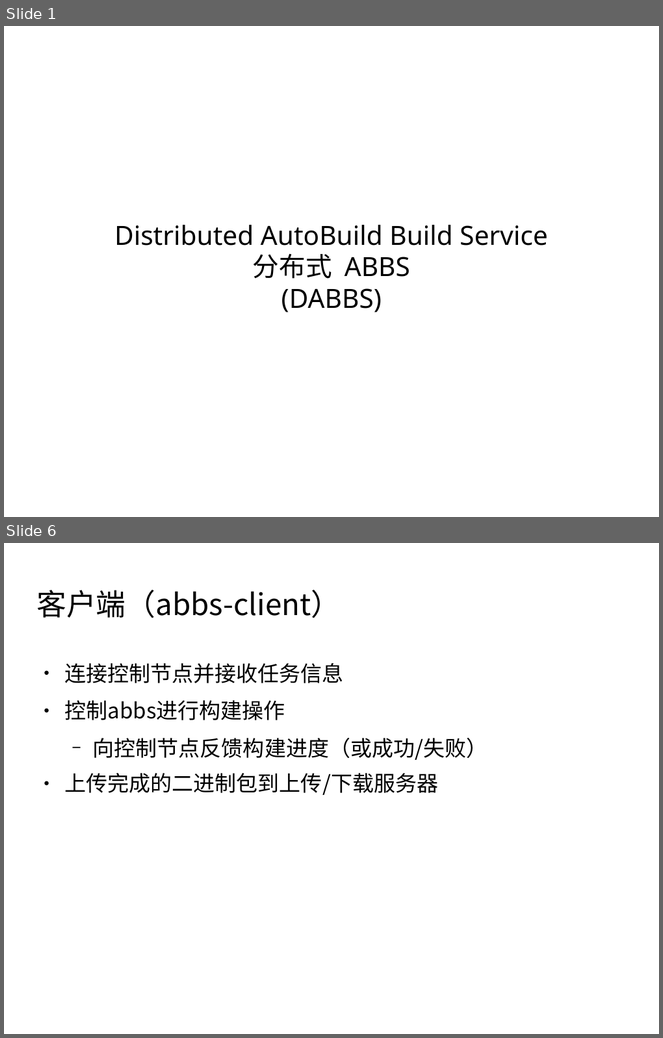
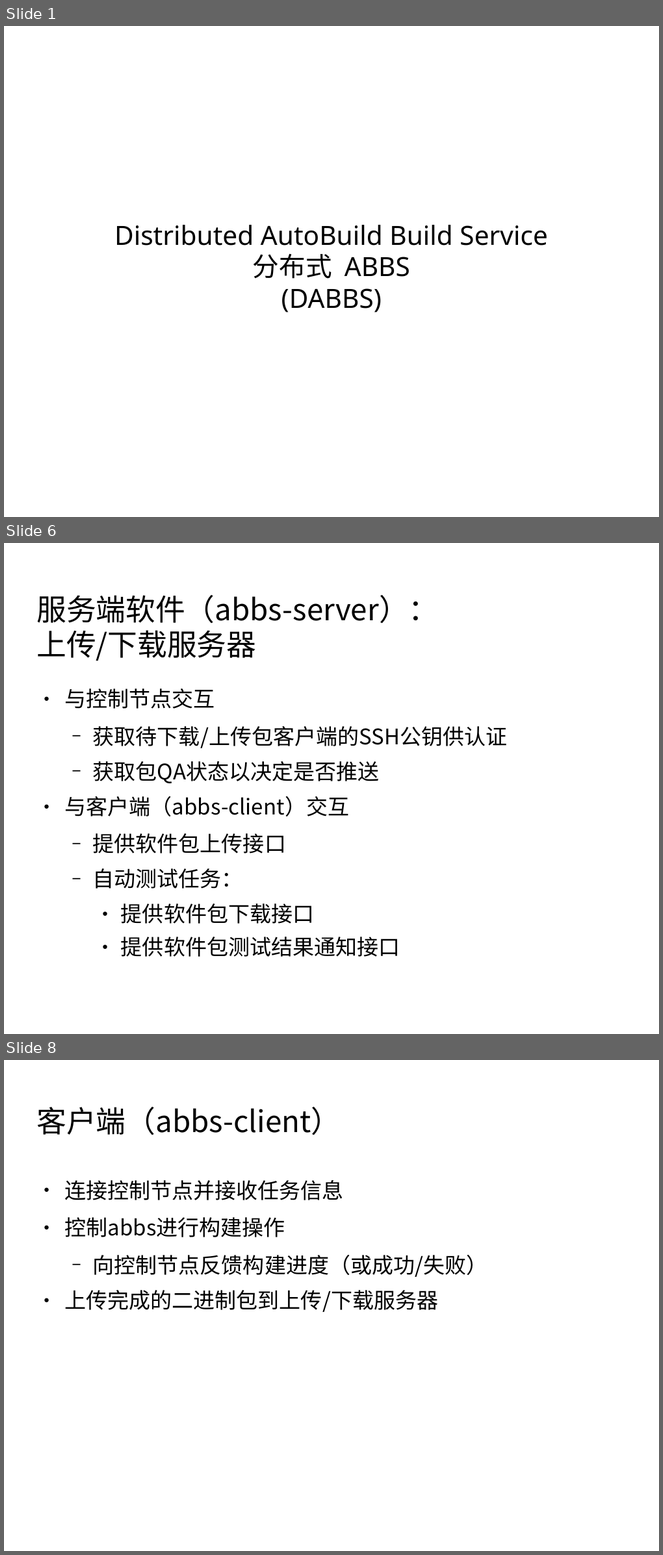
Before and after one commit to jyhi/draft-dabbs, a slide deck: distributed-abbs.odp. Shown one above the other, each under a label of ours: slides 1 and 6 before the commit, slides 1, 6 and 8 after it; the slides between them are not shown. The pictures are 663x1038 and 663x1555 pixels, drawn with LibreOffice and Linux fonts; fonts in the diff are those of the drawing; background and template pictures are left out. Boxes give left, top, right and bottom in pixels: in the first picture for what was removed or moved away, otherwise in the second. Text is boxed around its words. In the diff, an @@ line names an element or a change of style, - is before the commit and + after.

```diff
--- a/distributed-abbs.odp
+++ b/distributed-abbs.odp
@@ slide 6 added at (x1=4, y1=543, x2=659, y2=1034), background picture (left out) @@
@@ title added at (x1=36, y1=595, x2=438, y2=661), 36 pt, text #000000 @@
+服务端软件（abbs-server）：
+上传/下载服务器
@@ text added at (x1=65, y1=689, x2=508, y2=957), 26 pt, text #000000 @@
+● 与控制节点交互
+  − 获取待下载/上传包客户端的SSH公钥供认证
+  − 获取包QA状态以决定是否推送
+● 与客户端（abbs-client）交互
+  − 提供软件包上传接口
+  − 自动测试任务：
+    ● 提供软件包下载接口
+    ● 提供软件包测试结果通知接口
@@ what was slide 6 is now slide 8 @@
```
Also in this commit, not shown: 2 slides changed, 3 other slides added, 2 slides removed, 5 other files.
